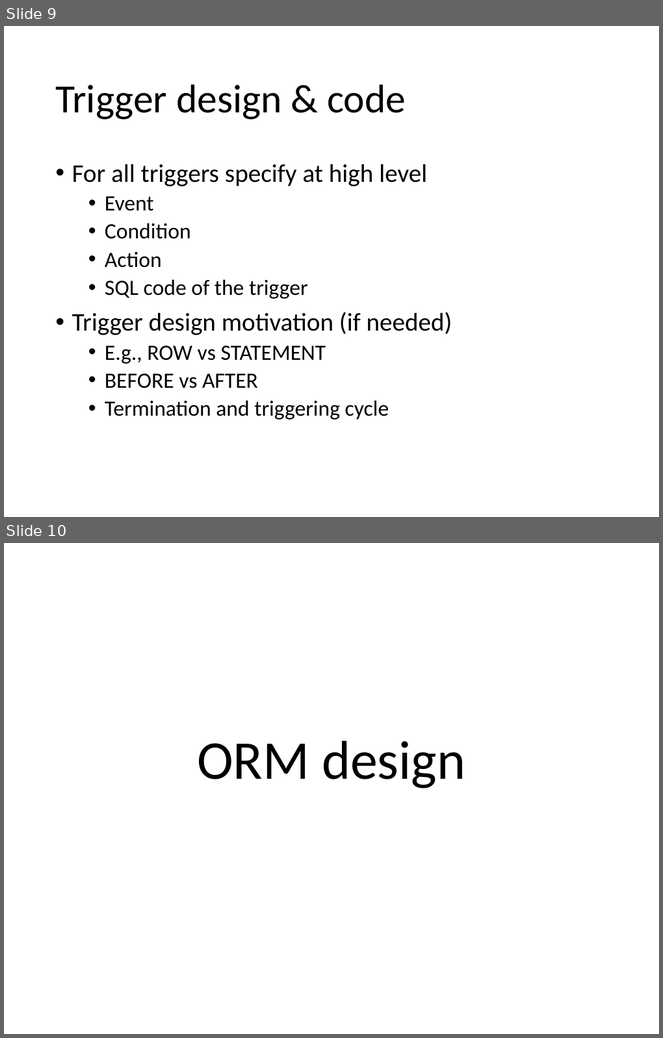
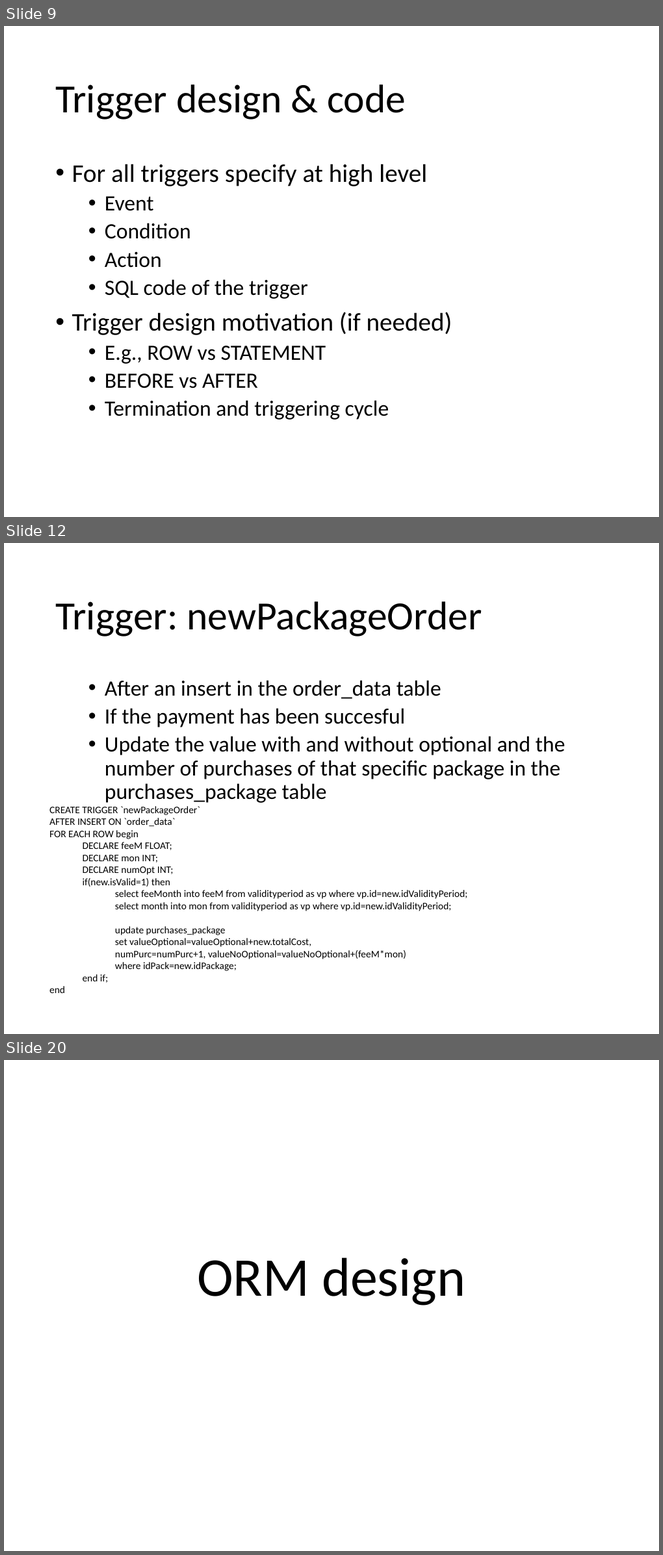
Before and after one commit to CanaliDavide/ProjectBD2-CanaliCordioli, a slide deck: TemplateProjectDocumentation.pptx. Shown one above the other, each under a label of ours: slides 9 and 10 before the commit, slides 9, 12 and 20 after it; the slides between them are not shown. The pictures are 663x1038 and 663x1555 pixels, drawn with LibreOffice and Linux fonts; fonts in the diff are those of the drawing. Boxes give left, top, right and bottom in pixels: in the first picture for what was removed or moved away, otherwise in the second. Text is boxed around its words. In the diff, an @@ line names an element or a change of style, - is before the commit and + after.

```diff
--- a/TemplateProjectDocumentation.pptx
+++ b/TemplateProjectDocumentation.pptx
@@ slide 12 added at (4, 543, 659, 1034), background #FFFFFF @@
@@ title added at (55, 601, 482, 637), 44 pt, text #000000 @@
+Trigger: newPackageOrder
@@ text added at (105, 680, 566, 803), 24 pt, text #000000 @@
+  • After an insert in the order_data table
+  • If the payment has been succesful
+  • Update the value with and without optional and the number of purchases of that specific package in the purchases_package table
@@ text added at (50, 806, 467, 971), 11 pt, text #000000 @@
+CREATE TRIGGER `newPackageOrder`
+AFTER INSERT ON `order_data`
+FOR EACH ROW begin
+  DECLARE feeM FLOAT;
+  DECLARE mon INT;
+  DECLARE numOpt INT;
+  if(new.isValid=1) then
+    select feeMonth into feeM from validityperiod as vp where vp.id=new.idValidityPeriod;
+    select month into mon from validityperiod as vp where vp.id=new.idValidityPeriod;
+    update purchases_package
+    set valueOptional=valueOptional+new.totalCost,
+    numPurc=numPurc+1, valueNoOptional=valueNoOptional+(feeM*mon)
+    where idPack=new.idPackage;
+  end if;
+end
@@ what was slide 10 is now slide 20 @@
```
Also in this commit, not shown: 4 slides changed, 10 other slides added, 1 slide removed.
